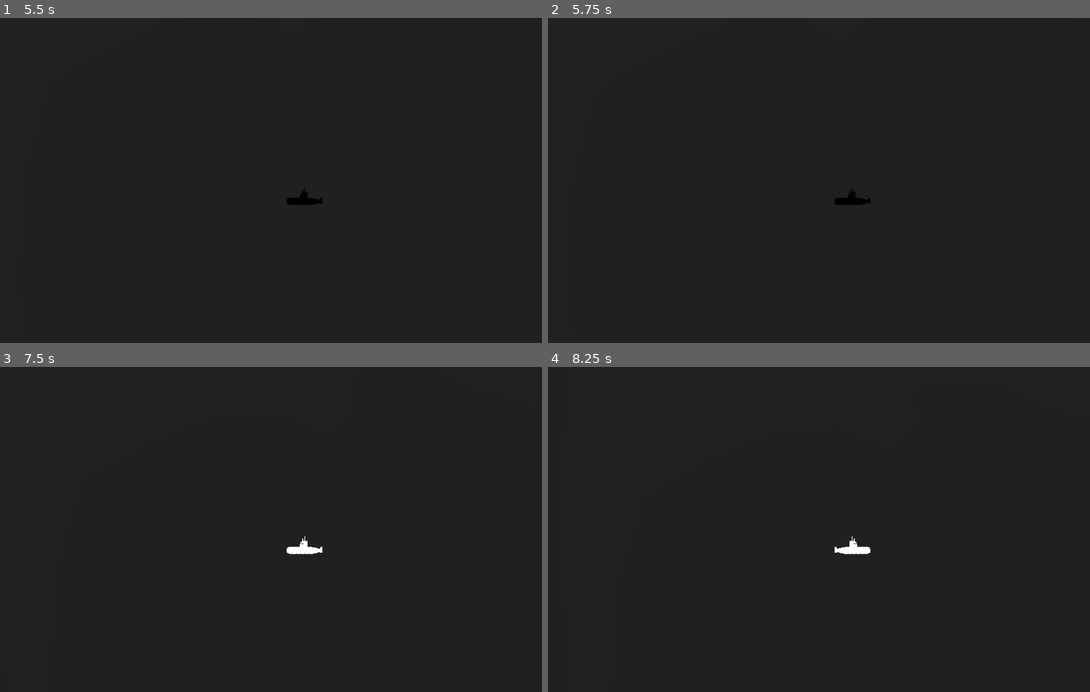
Above: before the commit, frames 1-4 (two rows, left to right).
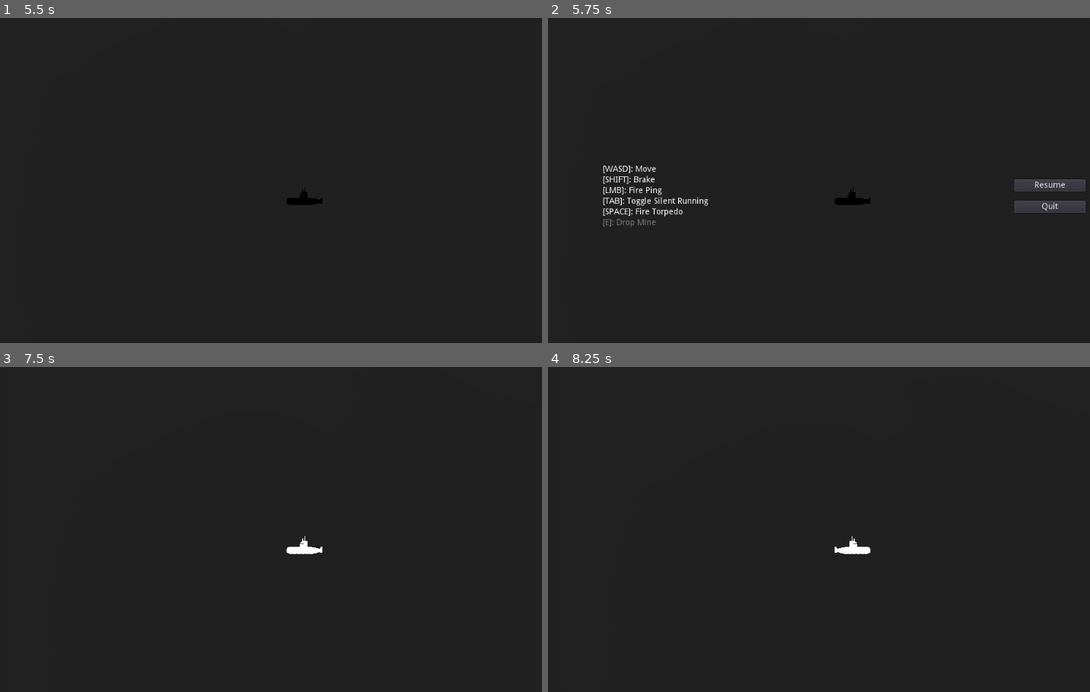
Above: after the commit, the same moments.

Repository: IMP1/silent-running-godot
Game: Godot game, scene res://scenes/Main.tscn
Two runs of this game, one before a commit and one after it. Both use one fixed random seed, a clock stepped at 60 frames per second and the inputs below.
Inputs (mouse positions are in pixels of both pictures, inside the frame that each line leads up to):
- Up to frame 1 (5.5 s): tap Enter at 0.5, 3.5, 5 s; move the mouse to (439, 177) at 0.52 s; press the mouse at (439, 177) at 0.53 s; hold D (move_right) 0.53-1.25 s; release the mouse at (439, 177) at 1.25 s; click "Host Server" at 1.25 s; click "Start Game!" at 2 s; tap Space (fire_torpedo) at 2.75, 2.85, 4.25 s; move the mouse to (184, 213) at 2.77 s; hold Shift (move_brake, bound only after the commit) 2.78-3.53 s; move the mouse to (363, 118) at 3.52 s; hold D (move_right) 3.53-4.28 s; hold Tab (toggle_silent_running) 3.53-4.28 s; move the mouse to (276, 268) at 4.27 s; hold W (move_up) 4.28-5.03 s; tap E (use_secondary) at 4.35 s; move the mouse to (487, 248) at 5.02 s; press the mouse at (487, 248) at 5.03 s; hold A (move_left) from 5.03 s (still down)
- Up to frame 2 (5.75 s): keep holding A (move_left); tap Escape (open_menu, bound only after the commit) at 5.65 s
- Up to frame 3 (7.5 s): move the mouse to (119, 490) at 5.77 s; release the mouse at (119, 490) at 5.78 s; tap Space (fire_torpedo) at 5.85, 7.25 s; release A (move_left) at 6.5 s; click (504, 536) at 6.5 s, where only the run after the commit has a clickable "Resume"; move the mouse to (336, 545) at 7.27 s; hold Shift (move_brake, bound only after the commit) from 7.28 s (still down); hold Tab (toggle_silent_running) from 7.28 s (still down)
- Up to frame 4 (8.25 s): move the mouse to (759, 454) at 8.02 s; release Shift (move_brake, bound only after the commit) at 8.03 s; release Tab (toggle_silent_running) at 8.03 s; hold D (move_right) from 8.03 s (still down); tap E (use_secondary) at 8.1 s

Frame 1 is identical in both runs. In frame 2, 1.7% of the frame differs, in the area x 10-100%, y 45-65%; in frame 3, less than 0.1%; in frame 4, less than 0.1%.
Error in both runs: Invalid get index '3' (on base: 'Array'). (res://Networking.gd:15)

Commit message:
Add controls for braking

Diff:
--- a/project/project.godot
+++ b/project/project.godot
@@ -40,6 +40,11 @@
 "events": [ Object(InputEventKey,"resource_local_to_scene":false,"resource_name":"","device":0,"alt":false,"shift":false,"control":false,"meta":false,"command":false,"pressed":false,"scancode":68,"physical_scancode":0,"unicode":0,"echo":false,"script":null)
  ]
 }
+move_brake={
+"deadzone": 0.5,
+"events": [ Object(InputEventKey,"resource_local_to_scene":false,"resource_name":"","device":0,"alt":false,"shift":false,"control":false,"meta":false,"command":false,"pressed":false,"scancode":16777237,"physical_scancode":0,"unicode":0,"echo":false,"script":null)
+ ]
+}
 toggle_silent_running={
 "deadzone": 0.5,
 "events": [ Object(InputEventKey,"resource_local_to_scene":false,"resource_name":"","device":0,"alt":false,"shift":false,"control":false,"meta":false,"command":false,"pressed":false,"scancode":16777218,"physical_scancode":0,"unicode":0,"echo":false,"script":null)
@@ -58,6 +63,11 @@
 use_secondary={
 "deadzone": 0.5,
 "events": [ Object(InputEventKey,"resource_local_to_scene":false,"resource_name":"","device":0,"alt":false,"shift":false,"control":false,"meta":false,"command":false,"pressed":false,"scancode":69,"physical_scancode":0,"unicode":0,"echo":false,"script":null)
+ ]
+}
+open_menu={
+"deadzone": 0.5,
+"events": [ Object(InputEventKey,"resource_local_to_scene":false,"resource_name":"","device":0,"alt":false,"shift":false,"control":false,"meta":false,"command":false,"pressed":false,"scancode":16777217,"physical_scancode":0,"unicode":0,"echo":false,"script":null)
  ]
 }
 
